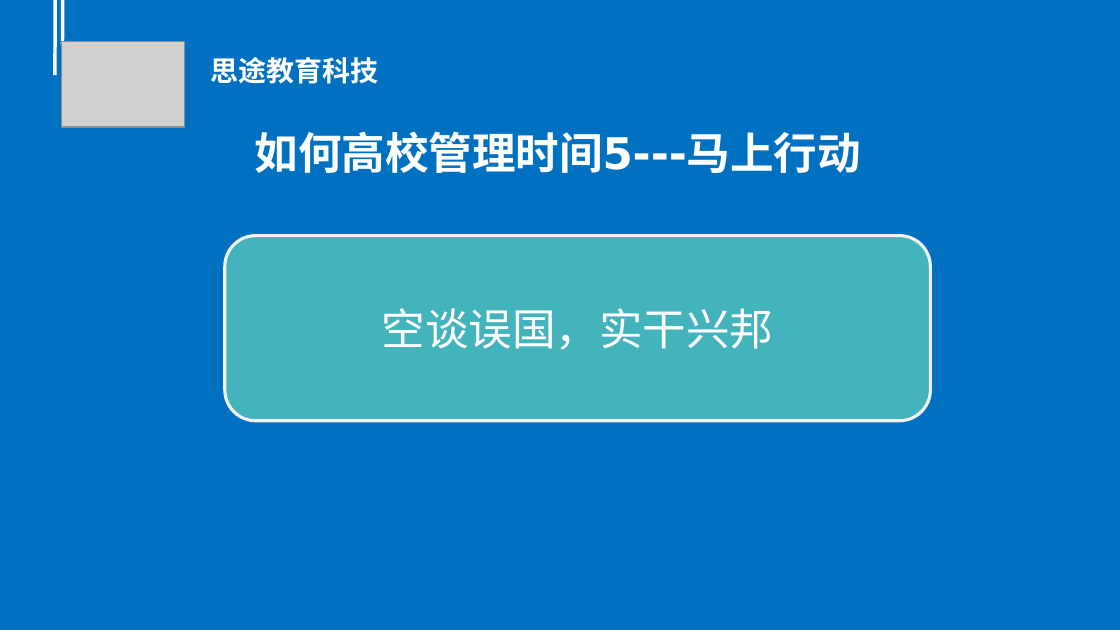
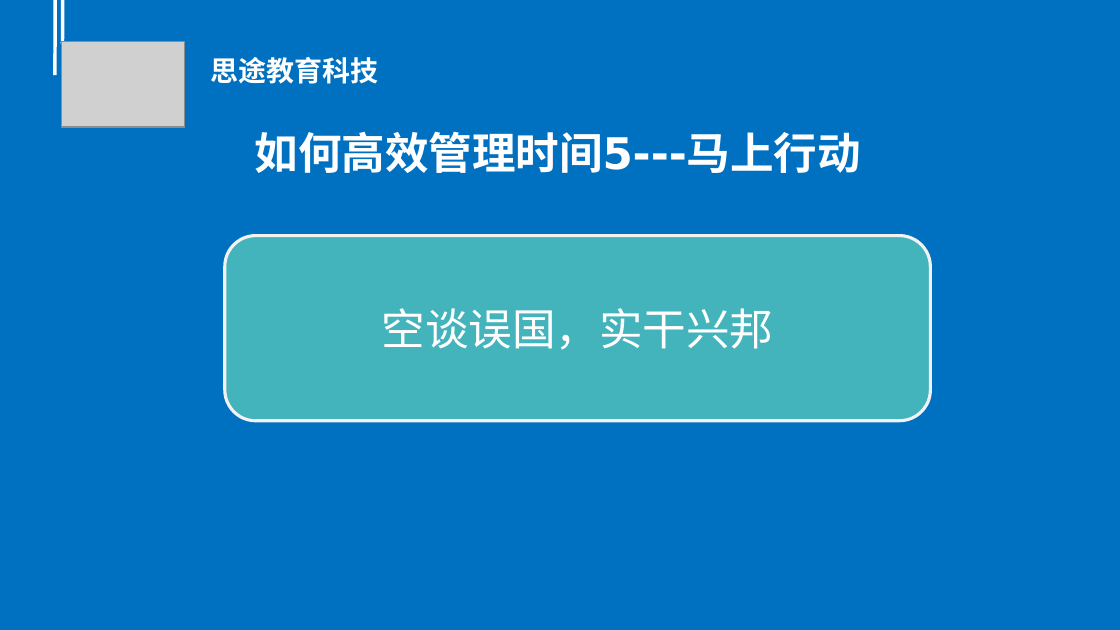
Before and after one commit to millet0328/lesson-file, a slide deck: slide 58 of 职业素养课程--用未来技术视角，定位奋斗方向.pptx (slide 59 before the commit). Drawn at 1120x630 pixels with LibreOffice and Linux fonts; fonts in the diff are those of the drawing; grey boxes stand for pictures. Boxes give left, top, right and bottom in pixels: in the first picture for what was removed or moved away, otherwise in the second. Text is boxed around its words. In the diff, an @@ line names an element or a change of style, - is before the commit and + after.

```diff
--- a/职业素养课程--用未来技术视角，定位奋斗方向.pptx
+++ b/职业素养课程--用未来技术视角，定位奋斗方向.pptx
@@ title at (255,131,861,173): text changed @@
-如何高校管理时间5---马上行动
+如何高效管理时间5---马上行动
```
Also in this commit, not shown: 14 other slides changed, 21 slides added, 3 slides removed.
